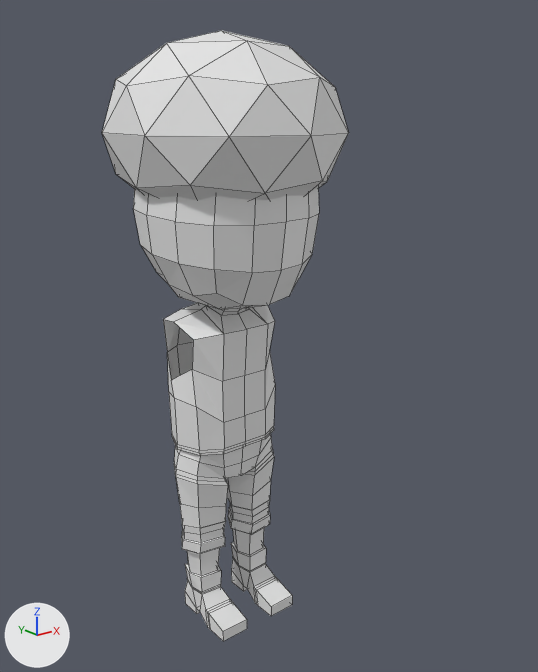
What one commit did to the Blender file 3D Blender Models/Playable Characters/CoopYellowCharacter.blend.
Both versions are drawn from a 50 mm camera at (-10.06, -14.3, 12.96) aimed at (0.04, -1.68, 7.91). Lighting does not change. The marker at lower left points along +X, +Y and +Z. Mesh edges are drawn as thin lines.
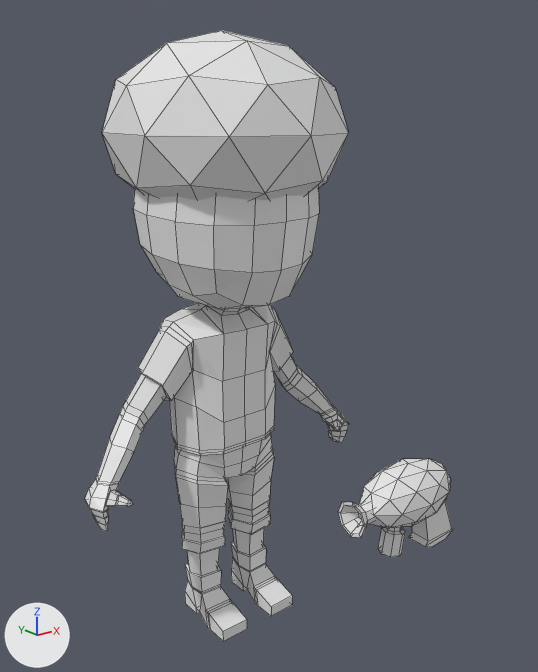
Patch to the scene script:
```diff
--- a/3D Blender Models/Playable Characters/CoopYellowCharacter.blend.py
+++ b/3D Blender Models/Playable Characters/CoopYellowCharacter.blend.py
@@ me_cube_001 @@
 # used by ob_cube; location = (0.0, 0.0, 0.0)
-me_cube_001.from_pydata(...)  # 514 vertices, 523 faces; spans x -2.54..2.53, y -3.06..2.85, z -0.03..14.45
+me_cube_001.from_pydata(...)  # 902 vertices, 903 faces; spans x -3.94..3.94, y -3.06..2.85, z -0.03..14.45
+# me_cube_001 part 1: a new loose piece of 194 vertices spanning x 1.13..3.94, y -0.78..0.76, z 3.68..8.1, in mat_coopyellowcharactertexture_psd (its picture is missing)
+# me_cube_001 part 2: a new loose piece of 194 vertices spanning x -3.94..-1.13, y -0.78..0.76, z 3.68..8.1, in mat_coopyellowcharactertexture_psd (its picture is missing)
 me_cube_001.materials.append(mat_coopyellowcharactertexture_psd)
@@ ob_gun @@
 ob_gun = bpy.data.objects.new('Gun', me_cube_000)
-ob_gun.location = (-0.13, -3.26, 6.44)
-ob_gun.rotation_euler = (0.0, -0.339, 0.272)  # degrees (0, -19, 16)
+ob_gun.location = (-0.04, -6.08, 5.72)
 ob_gun.scale = (0.29, 0.29, 0.29)
-ob_gun.hide_viewport = True
```

Changed parts and their boxes [x1, y1, x2, y2] in the pictures (538 x 672 px):
'Cube', reshaped (7% wider): before [102, 30, 349, 641]; after [85, 30, 349, 641]
'Gun', shown: after [338, 459, 453, 557]
part 1 of me_cube_001, added: after [268, 305, 349, 443]
part 2 of me_cube_001, added: after [85, 319, 193, 531]
